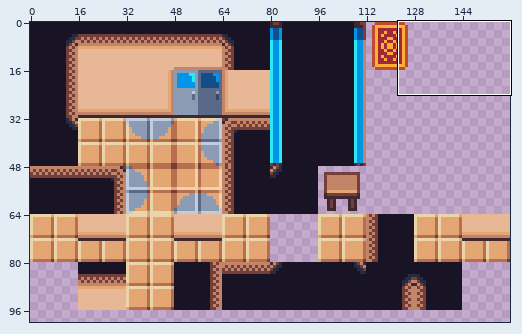
Pixel-art file: res/large-tiles.aseprite. The picture above shows the old version from afar; the outline marks the close-up.
Close-up. The starting point:
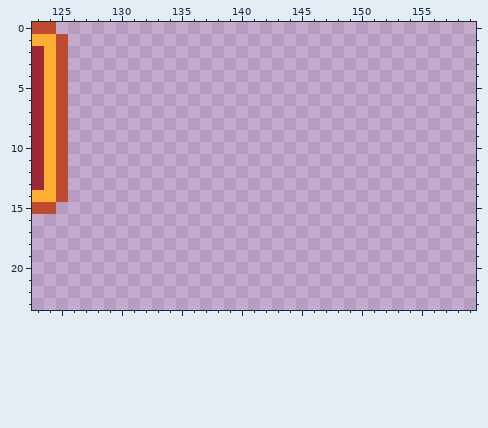
160x160 pixels, 1 frame. Shown: x 123..159, y 0..23. The wide view leaves out empty margins.
After:
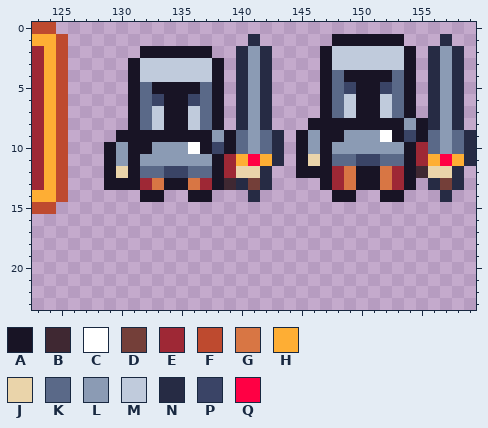
Palette (. is transparent): A #181425  B #3f2832  C #ffffff  D #743f39  E #9e2835  F #be4a2f  G #d87644  H #feae34  J #ead4aa  K #5a6988  L #8b9bb4  M #c0cbdc  N #262b44  P #3a4466  Q #ff0044
What changed:
@@ x 123..159 @@
  0 FF...................................
- 1 HHF..................................
- 2 EHF..................................
- 3 EHF..................................
- 4 EHF..................................
- 5 EHF..................................
- 6 EHF..................................
- 7 EHF..................................
- 8 EHF..................................
- 9 EHF..................................
-10 EHF..................................
-11 EHF..................................
-12 EHF..................................
-13 EHF..................................
-14 HHF..................................
+ 1 HHF...............N......AAAAAA...N..
+ 2 EHF......AAAAAA..NLN....AMMMMMMA.NLN.
+ 3 EHF.....AMMMMMMA.NLN....AMMMMMMA.NLN.
+ 4 EHF.....AMMMMMMA.NLN....AKAAAAKA.NLN.
+ 5 EHF.....AKAAAAKA.NLN....AKPAAPKA.NLN.
+ 6 EHF.....AKPAAPKA.NLN....AKMAAMKA.NLN.
+ 7 EHF.....AKMAAMKA.NLN....AKMAAMKA.NLN.
+ 8 EHF.....AKMAAMKA.NLN...AAAAAAAALANLN.
+ 9 EHF....AAAAAAAALAKLKN.ALAALLLCAPAKLKN
+10 EHF...ALAALLLCAPAKLKN.ALALLLLLLAEKLKN
+11 EHF...ALALLLLLLAEHQHN.AJAKKPPKKAEHQHN
+12 EHF...AJAKKPPKKAEJJN..AAAEGAAGEABJJN.
+13 EHF...AAAEGAAGEABNDN....AEGAAGEA.NDN.
+14 HHF......AA..AA...N......AA..AA...N..
 15 FF...................................
Pixel boxes of the changes (left, top, right, bottom) in both close-ups:
added: (104, 34, 476, 202)
